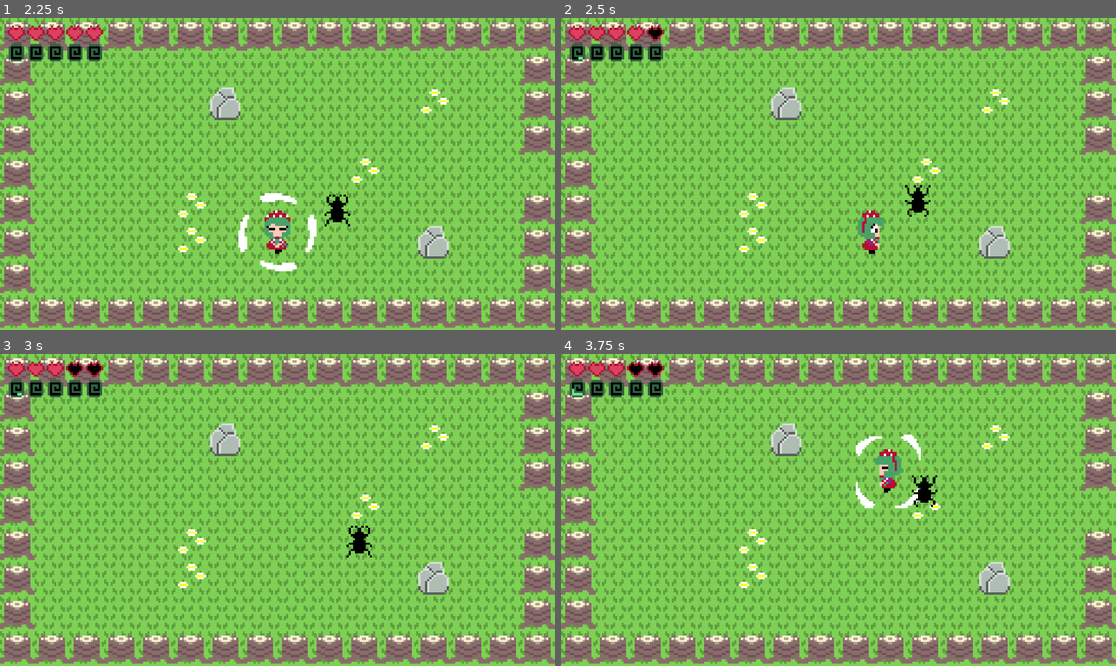
Above: before the commit, frames 1-4 (two rows, left to right).
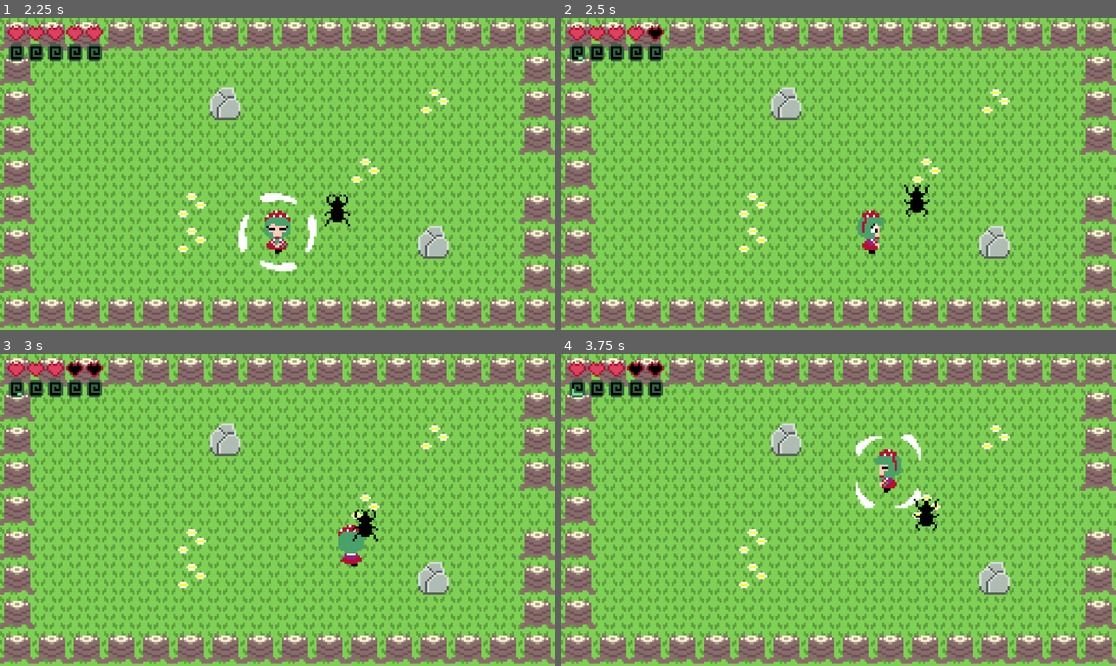
Above: after the commit, the same moments.

Repository: StellatedCUBE/Touhou-jam-15
Game: Godot game, scene res://in_game/world.tscn
Same seed, same stepped clock (60 frames per second), same inputs: the game is played once before the commit and once after it. The engine's default icon, where the game draws it, is replaced by a stand-in: a white triangle on a blue panel in a dark square.
Inputs:
- Up to frame 1 (2.25 s): hold Right 0.53-1.28 s; hold Z 0.53-1.28 s; hold Down 1.28-2.03 s; tap X at 1.35 s; hold Right from 2.03 s (still down); hold Z from 2.03 s (still down)
- Up to frame 2 (2.5 s): keep holding Right; keep holding Z
- Up to frame 3 (3 s): release Right at 2.78 s; release Z at 2.78 s; hold Up from 2.78 s (still down); tap X at 2.85 s
- Up to frame 4 (3.75 s): release Up at 3.53 s; hold Left from 3.53 s (still down); hold Z from 3.53 s (still down)

Frame 1 is identical in both runs. In frame 2, 0.1% of the frame differs, in the area x 61-67%, y 53-64%; in frame 3, 0.7%, in the area x 60-69%, y 49-69%; in frame 4, 0.5%.

Commit message:
No more facehugging

Diff:
--- a/in_game/agents/agent/enemy.gd
+++ b/in_game/agents/agent/enemy.gd
@@ -42,6 +42,7 @@
 		iframes = 20
 	elif area.get_parent().name == "Player":
 		area.get_node("%Behaviour").damage(damage)
+		knockback = (agent.global_position - area.global_position).normalized() * (knockback_speed / 2)
 
 func _physics_process(_delta: float) -> void:
 	if iframes > 0:
--- a/in_game/tiles/tile_map.gd
+++ b/in_game/tiles/tile_map.gd
@@ -21,6 +21,7 @@
 	return false
 
 func _ready() -> void:
+	RenderingServer.set_default_clear_color(Color.BLACK)
 	for cell: Vector2i in get_used_cells():
 		var misfortune_cost: int = get_cell_tile_data(cell).get_custom_data("SpinBreakMisfortuneRequirement")
 		if misfortune_cost > 0:
